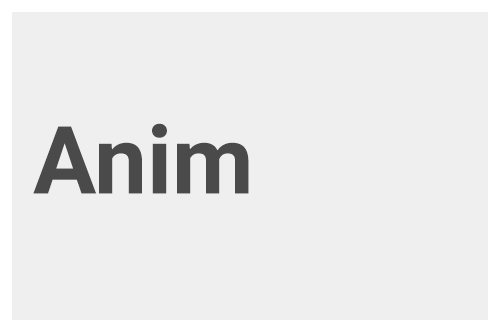
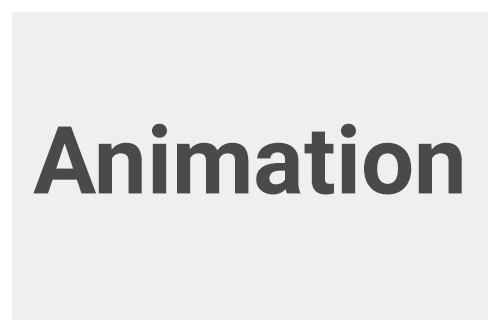
Layered file, before and after one edit (500x332). Changes by layer:
renamed "Animation" to "A", showed it, painted on it over [98, 123, 462, 195]
removed layer "Anim" over [98, 142, 142, 194]
renamed "An" to "n", showed it, painted on it over [98, 142, 142, 194]
added layer "a" above "t" over [256, 142, 301, 195]
added layer "t" above "i" over [304, 131, 334, 195]
added layer "i" (2nd of 2) above "o" over [341, 123, 356, 194]
added layer "o" above "n" over [364, 142, 412, 195]
added layer "n" (2nd of 2) above "Color Fill 1" over [418, 142, 462, 194]
